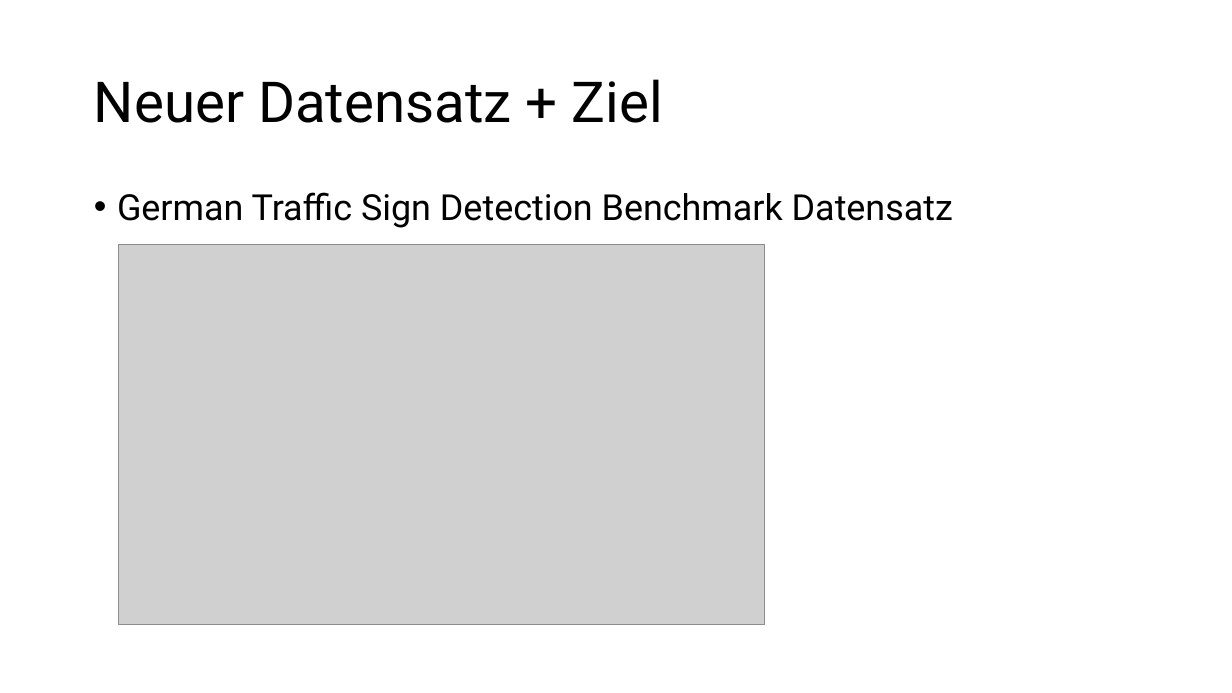
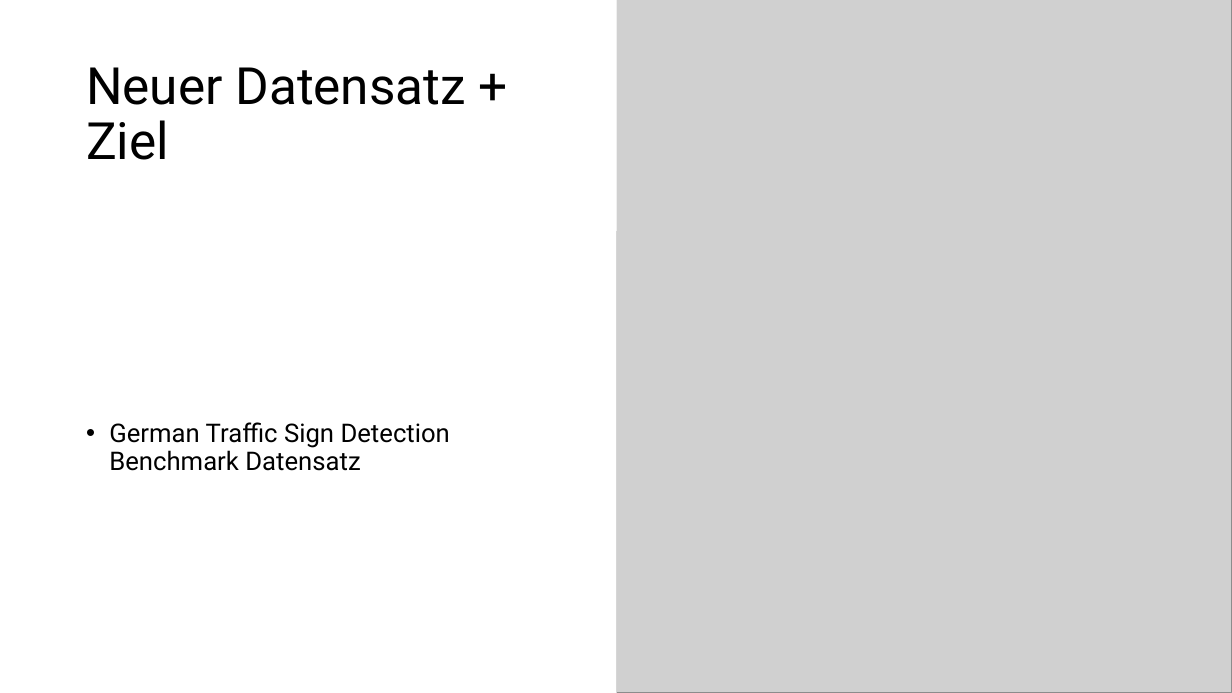
Before and after one commit to jarboyd/ai-lecture-project-ws2425, a slide deck: slide 3 of docs/group_project_presentation.pptx. Drawn at 1232x693 pixels with LibreOffice and Linux fonts; fonts in the diff are those of the drawing; grey boxes stand for pictures. Boxes give left, top, right and bottom in pixels: in the first picture for what was removed or moved away, otherwise in the second. Text is boxed around its words. In the diff, an @@ line names an element or a change of style, - is before the commit and + after.

```diff
--- a/docs/group_project_presentation.pptx
+++ b/docs/group_project_presentation.pptx
@@ rectangle added at box(0, 0, 616, 693), fill #FFFFFF @@
@@ rectangle added at box(0, 0, 616, 231), fill #FFFFFF @@
@@ picture: place and size @@
-picture at box(118, 244, 764, 624)
+picture at box(616, 0, 1232, 693)
@@ title "Neuer Datensatz + Ziel": place and size @@
-title "Neuer Datensatz + Ziel" at box(94, 79, 663, 123)
+title "Neuer Datensatz + Ziel" at box(86, 67, 465, 160)
@@ title "Neuer Datensatz + Ziel" at box(86, 67, 465, 160): size 44 to 40 pt @@
@@ text "German Traffic Sign Detection Benchmark ...": place and size @@
-text "German Traffic Sign Detection Benchmark ..." at box(117, 192, 953, 228)
+text "German Traffic Sign Detection Benchmark ..." at box(109, 422, 450, 471)
@@ text "German Traffic Sign Detection Benchmark ..." at box(109, 422, 450, 471): size 28 to 20 pt; vertical alignment top to middle @@
```
Also in this commit, not shown: 3 other slides changed, 1 other file.
